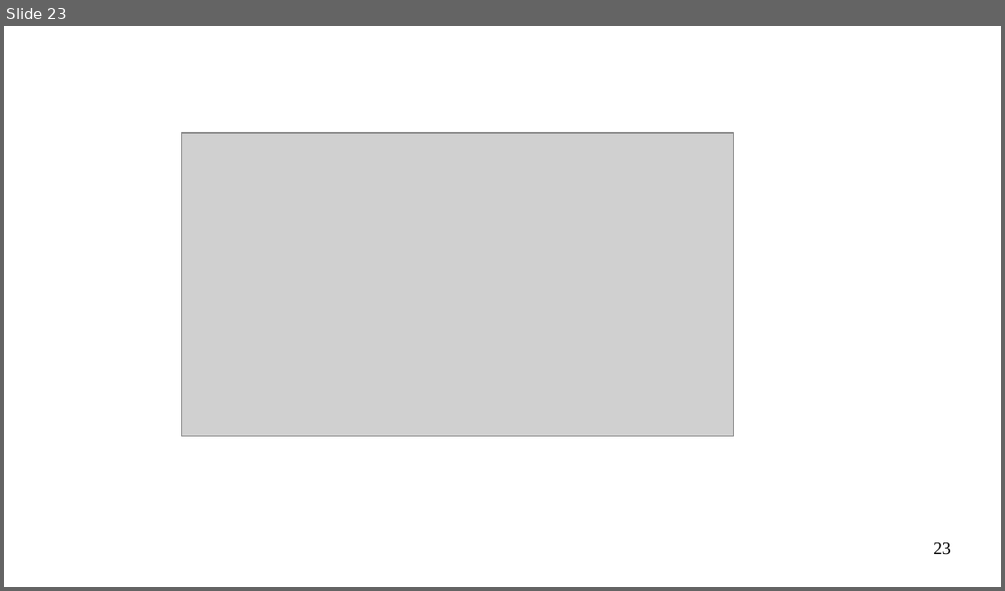
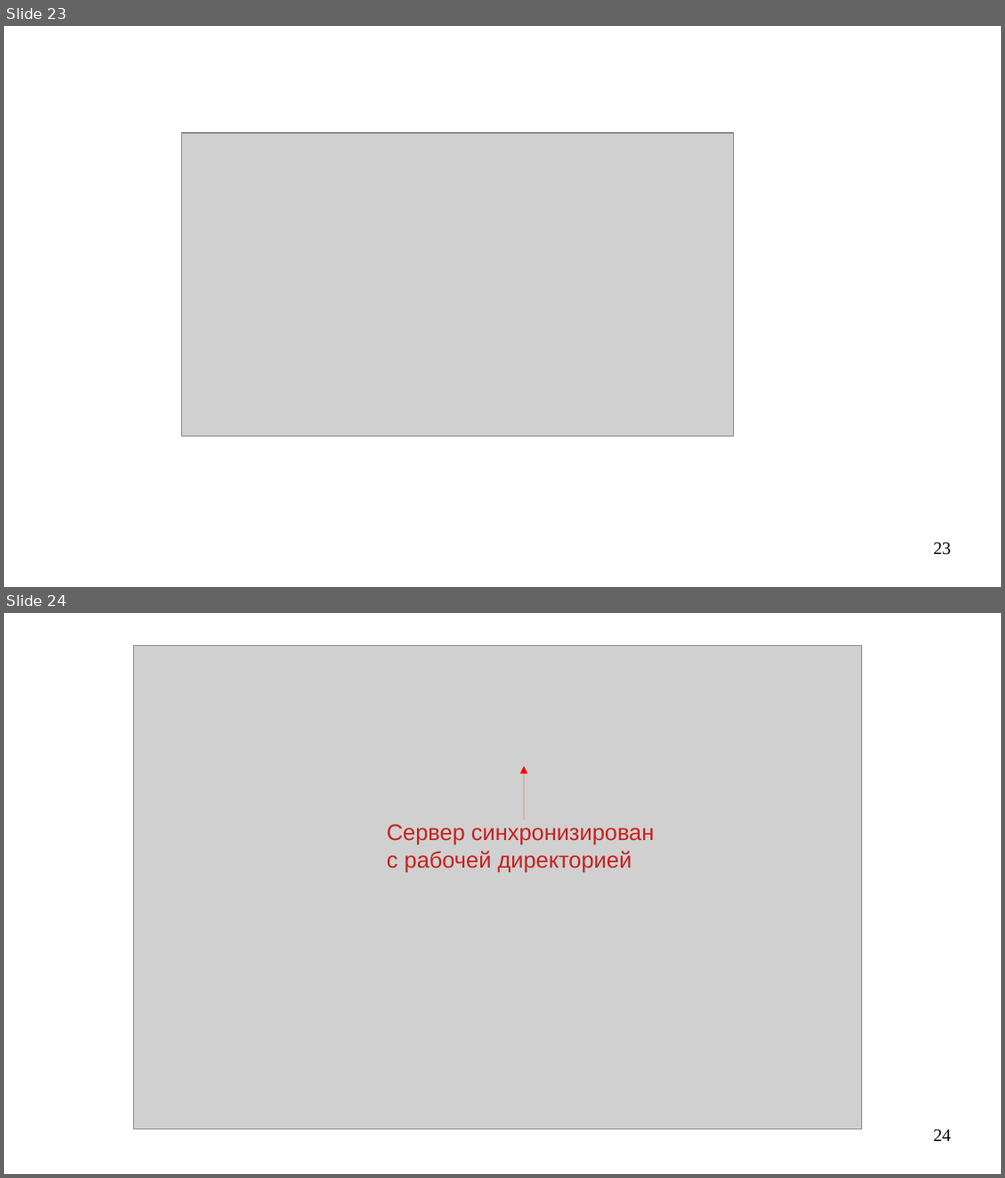
Before and after one commit to steelcraft/stud-lab, a slide deck: Практические занятия/Работа с Git.odp. Shown one above the other, each under a label of ours: slide 23 before the commit, slides 23 and 24 after it. The pictures are 1005x591 and 1005x1178 pixels, drawn with LibreOffice and Linux fonts; fonts in the diff are those of the drawing; grey boxes stand for pictures. Boxes give left, top, right and bottom in pixels: in the first picture for what was removed or moved away, otherwise in the second. Text is boxed around its words. In the diff, an @@ line names an element or a change of style, - is before the commit and + after.

```diff
--- a/Практические занятия/Работа с Git.odp
+++ b/Практические занятия/Работа с Git.odp
@@ slide 24 added at <box>4,613,1001,1174</box>, background #FFFFFF @@
@@ picture added at <box>133,646,863,1129</box> @@
@@ arrow added from (524, 819) to (524, 766), #FF0000 0 pt @@
@@ text added at <box>387,824,654,872</box>, 18 pt, text #C9211E @@
+Сервер синхронизирован с рабочей директорией
@@ page number added at <box>933,1129,951,1141</box>, 14 pt, text #000000 @@
+24
```
Also in this commit, not shown: 1 slide changed, 11 other slides added.
